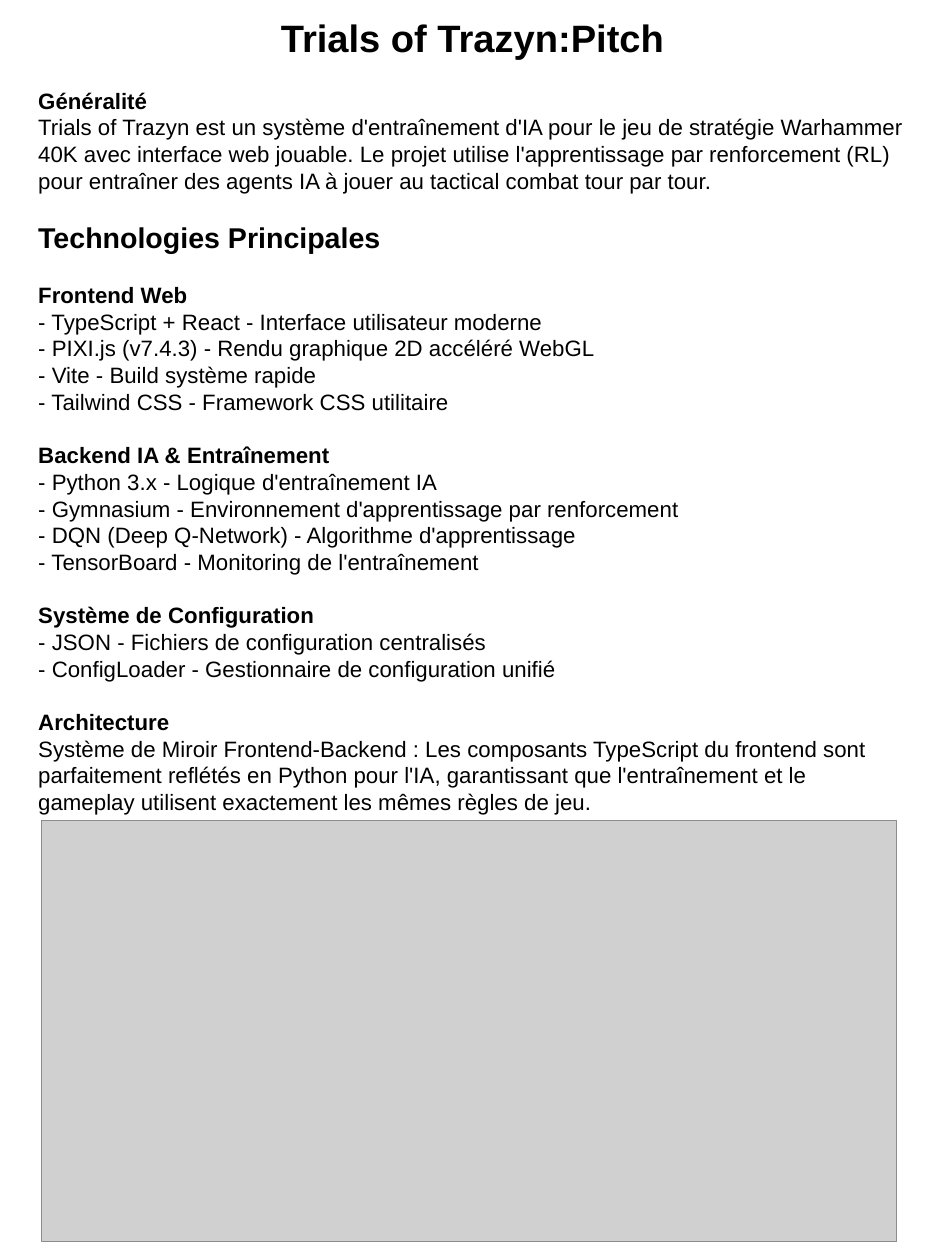
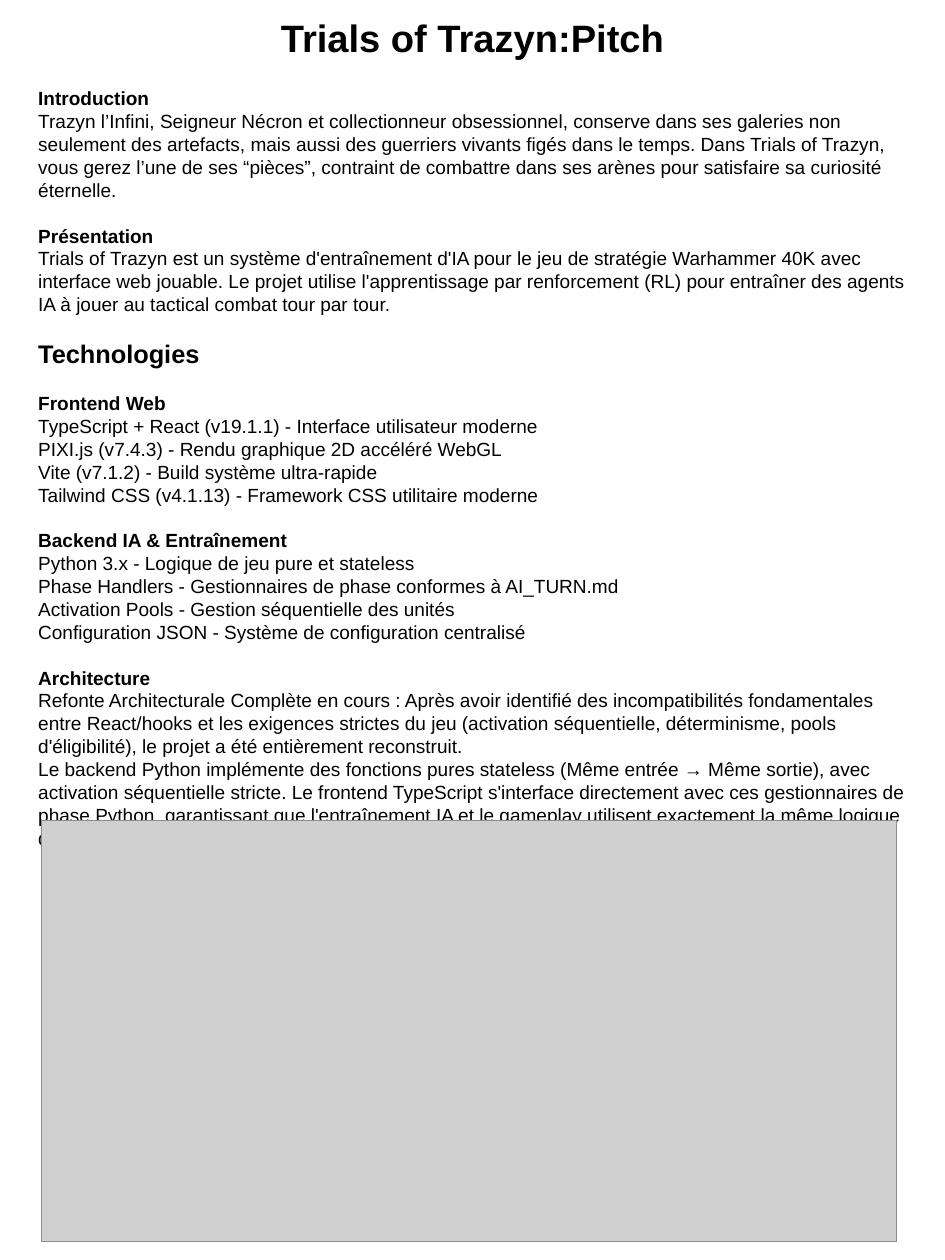
Before and after one commit to GregSQT/40k, a slide deck: slide 1 of Trials of Trazyn - Pitch.odp. Drawn at 945x1260 pixels with LibreOffice and Linux fonts; fonts in the diff are those of the drawing; grey boxes stand for pictures. Boxes give left, top, right and bottom in pixels: in the first picture for what was removed or moved away, otherwise in the second. Text is boxed around its words. In the diff, an @@ line names an element or a change of style, - is before the commit and + after.

```diff
--- a/Trials of Trazyn - Pitch.odp
+++ b/Trials of Trazyn - Pitch.odp
@@ text at (38, 91, 885, 244): text changed; size 14 to 12 pt; bold off @@
-Généralité
+Introduction
+Trazyn l’Infini, Seigneur Nécron et collectionneur obsessionnel, conserve dans ses galeries non seulement des artefacts, mais aussi des guerriers vivants figés dans le temps. Dans Trials of Trazyn, vous gerez l’une de ses “pièces”, contraint de combattre dans ses arènes pour satisfaire sa curiosité éternelle.
+Présentation
@@ text at (38, 251, 904, 686): size 14 to 12 pt in "Trials of Trazyn est un système d'entraînement ...", "Frontend Web", "Backend IA & Entraînement", "Architecture" @@
@@ text at (38, 344, 199, 369): text changed; size 18 to 16 pt @@
-Technologies Principales
+Technologies
@@ text at (38, 419, 538, 506): text changed; size 14 to 12 pt @@
-- TypeScript + React - Interface utilisateur moderne
-- PIXI.js (v7.4.3) - Rendu graphique 2D accéléré WebGL
-- Vite - Build système rapide
-- Tailwind CSS - Framework CSS utilitaire
+TypeScript + React (v19.1.1) - Interface utilisateur moderne
+PIXI.js (v7.4.3) - Rendu graphique 2D accéléré WebGL
+Vite (v7.1.2) - Build système ultra-rapide
+Tailwind CSS (v4.1.13) - Framework CSS utilitaire moderne
@@ text at (38, 556, 618, 643): text changed; size 14 to 12 pt @@
-- Python 3.x - Logique d'entraînement IA
-- Gymnasium - Environnement d'apprentissage par renforcement
-- DQN (Deep Q-Network) - Algorithme d'apprentissage
-- TensorBoard - Monitoring de l'entraînement
-Système de Configuration
-- JSON - Fichiers de configuration centralisés
-- ConfigLoader - Gestionnaire de configuration unifié
+Python 3.x - Logique de jeu pure et stateless
+Phase Handlers - Gestionnaires de phase conformes à AI_TURN.md
+Activation Pools - Gestion séquentielle des unités
+Configuration JSON - Système de configuration centralisé
@@ text at (38, 693, 904, 821): text changed; size 14 to 12 pt @@
-Système de Miroir Frontend-Backend : Les composants TypeScript du frontend sont parfaitement reflétés en Python pour l'IA, garantissant que l'entraînement et le gameplay utilisent exactement les mêmes règles de jeu.
+Refonte Architecturale Complète en cours : Après avoir identifié des incompatibilités fondamentales entre React/hooks et les exigences strictes du jeu (activation séquentielle, déterminisme, pools d'éligibilité), le projet a été entièrement reconstruit.
+Le backend Python implémente des fonctions pures stateless (Même entrée → Même sortie), avec activation séquentielle stricte. Le frontend TypeScript s'interface directement avec ces gestionnaires de phase Python, garantissant que l'entraînement IA et le gameplay utilisent exactement la même logique de jeu sans couches d'abstraction.
```
Also in this commit, not shown: 2 slides removed, 10 other files.
